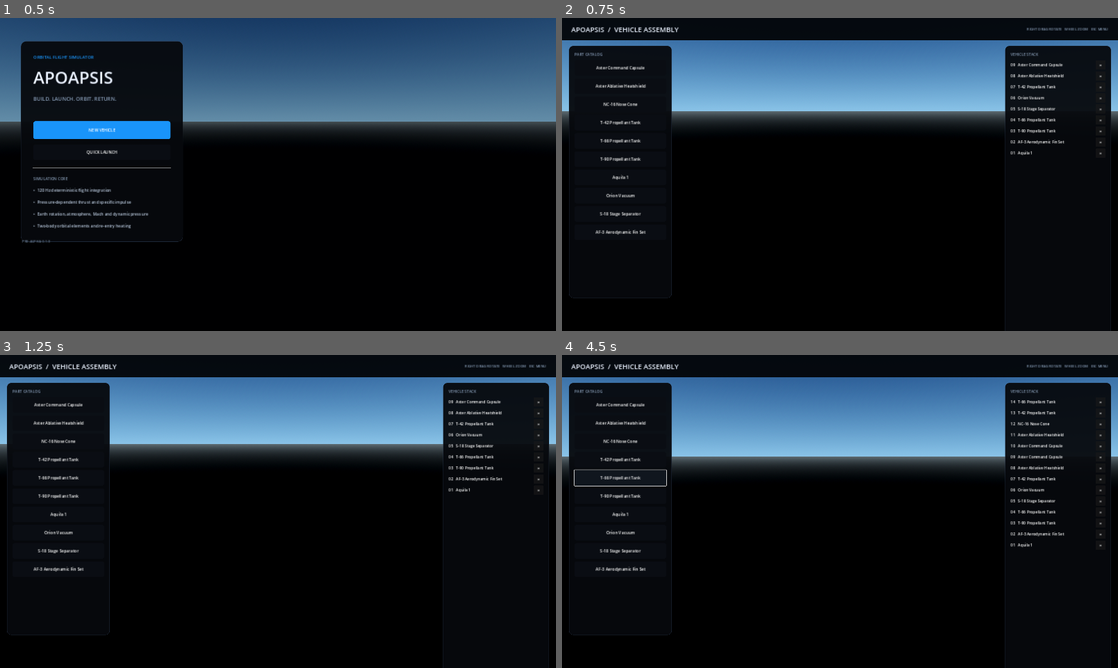
Above: before the commit, frames 1-4 (two rows, left to right).
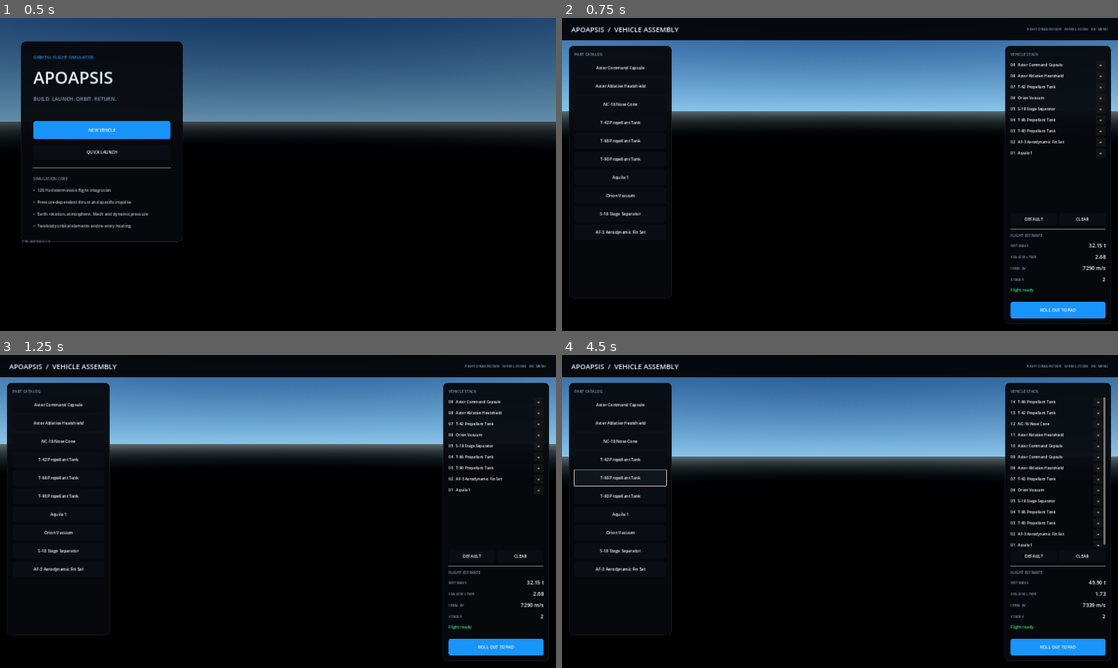
Above: after the commit, the same moments.

Repository: dmdelia/APOAPSIS
Game: Godot game, scene res://main.tscn
The game is run twice, just before and just after one commit, with the same random seed, the same clock (stepped at 60 frames per second) and the same inputs.
Inputs:
- Up to frame 1 (0.5 s): no input
- Up to frame 2 (0.75 s): click "NEW VEHICLE" at 0.5 s
- Up to frame 3 (1.25 s): no input
- Up to frame 4 (4.5 s): click "Aster Command Capsule" at 1.25 s; click "Aster Ablative Heatshield" at 2 s; click "NC-16 Nose Cone" at 2.75 s; click "T-42 Propellant Tank" at 3.5 s; click "T-66 Propellant Tank" at 4.25 s

Frame 1 is identical in both runs. In frame 2, 1.3% of the frame differs, in the area x 79-99%, y 63-100%; in frame 3, 1.3%; in frame 4, 1.6%, in the area x 79-99%, y 13-100%.

Commit message:
Fix runtime formatting and responsive HUD anchors

Diff:
--- a/scripts/main.gd
+++ b/scripts/main.gd
@@ -347,7 +347,10 @@
 	var top := ColorRect.new()
 	top.color = Color(0.010, 0.016, 0.026, 0.94)
 	top.set_anchors_preset(Control.PRESET_TOP_WIDE)
-	top.size.y = 76
+	top.offset_left = 0.0
+	top.offset_top = 0.0
+	top.offset_right = 0.0
+	top.offset_bottom = 76.0
 	root.add_child(top)
 
 	var title := Label.new()
@@ -397,8 +400,10 @@
 
 	var right := PanelContainer.new()
 	right.set_anchors_preset(Control.PRESET_RIGHT_WIDE)
-	right.position = Vector2(-390, 96)
-	right.size = Vector2(366, 870)
+	right.offset_left = -390.0
+	right.offset_top = 96.0
+	right.offset_right = -24.0
+	right.offset_bottom = -24.0
 	right.add_theme_stylebox_override("panel", _panel_style(COLOR_PANEL, 14.0))
 	root.add_child(right)
 
@@ -504,8 +509,10 @@
 
 	var bottom := PanelContainer.new()
 	bottom.set_anchors_preset(Control.PRESET_BOTTOM_WIDE)
-	bottom.position = Vector2(24, -188)
-	bottom.size = Vector2(-48, 164)
+	bottom.offset_left = 24.0
+	bottom.offset_top = -188.0
+	bottom.offset_right = -24.0
+	bottom.offset_bottom = -24.0
 	bottom.add_theme_stylebox_override("panel", _panel_style(Color(0.010, 0.016, 0.026, 0.91), 12.0))
 	root.add_child(bottom)
 
@@ -1065,7 +1072,7 @@
 		g_load,
 		heat_flux_w_m2 / 1000000.0
 	]
-	flight_warp.text = "WARP %g×  [1-4]" % warp_factor
+	flight_warp.text = "WARP %.0f×  [1-4]" % warp_factor
 
 func _enter_map() -> void:
 	mode = GameMode.MAP
@@ -1166,7 +1173,7 @@
 	else:
 		warp_factor = value
 	if flight_warp != null:
-		flight_warp.text = "WARP %g×  [1-4]" % warp_factor
+		flight_warp.text = "WARP %.0f×  [1-4]" % warp_factor
 
 func _current_altitude() -> float:
 	return max(0.0, sim_position.length() - EARTH_RADIUS)
